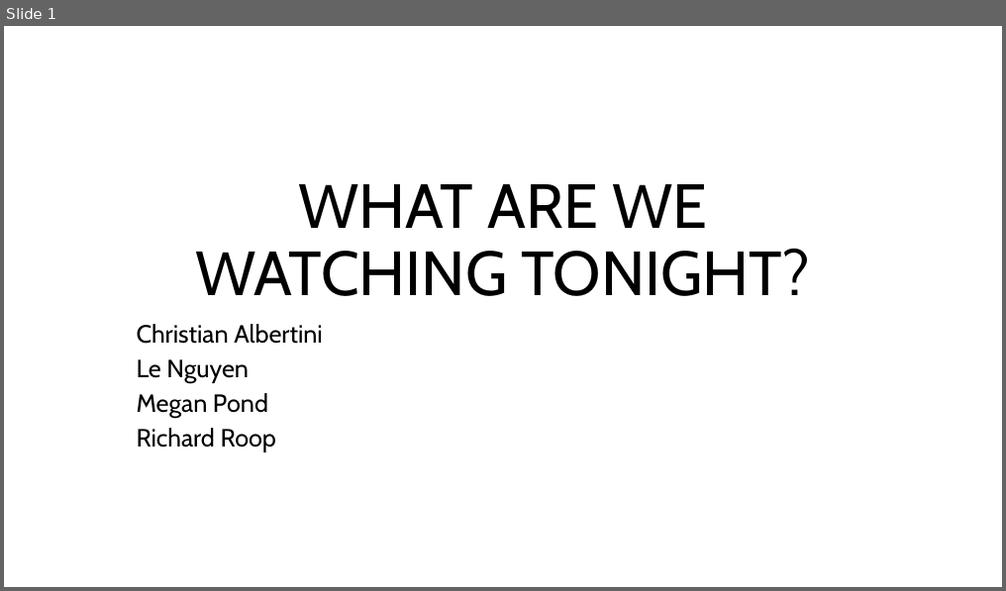
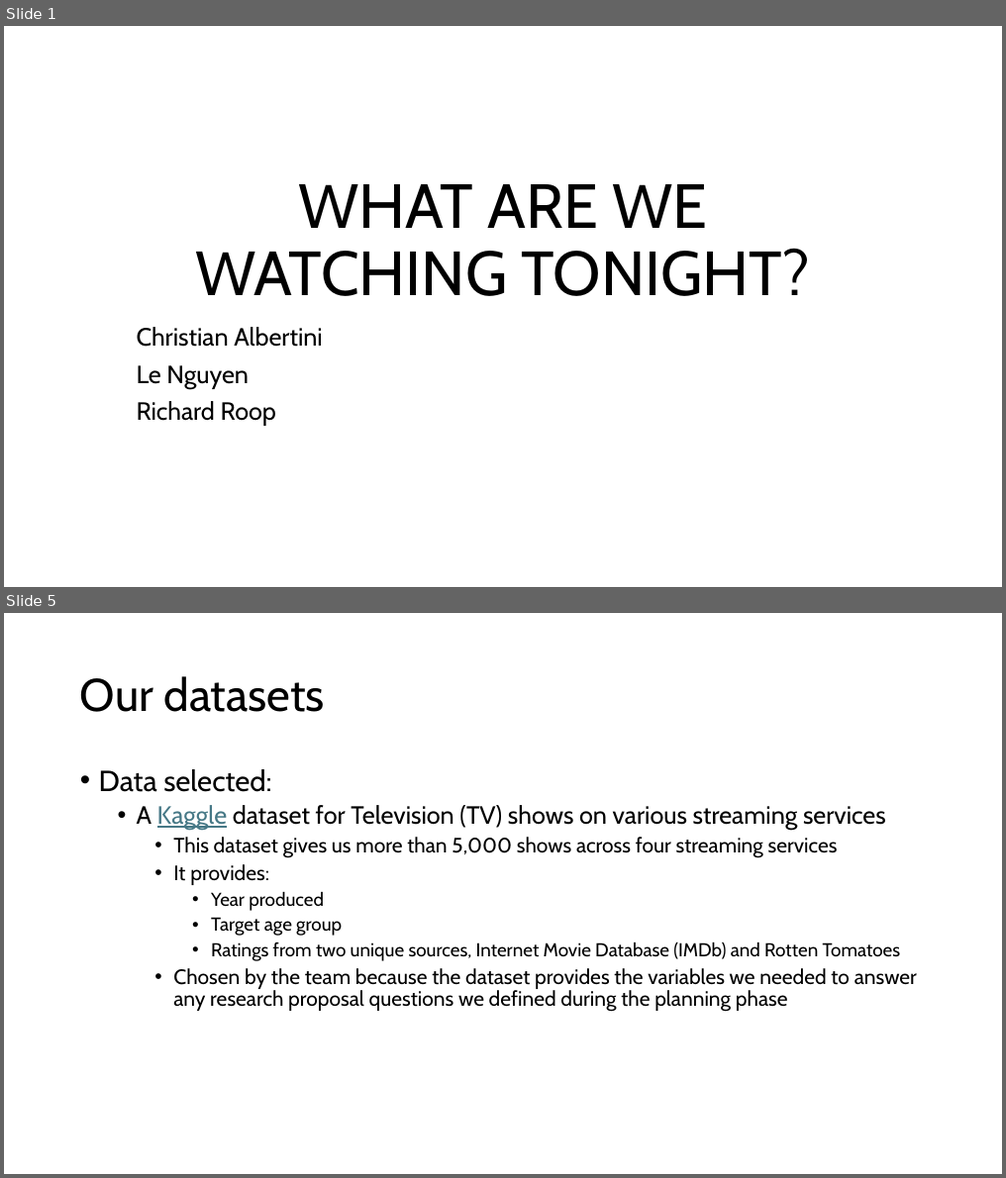
Before and after one commit to Christian-Albertini/UNC-Project-1, a slide deck: what_are_we_watching_tonight.pptx. Shown one above the other, each under a label of ours: slide 1 before the commit, slides 1 and 5 after it; the slides between them are not shown. The pictures are 1006x591 and 1006x1178 pixels, drawn with LibreOffice and Linux fonts; fonts in the diff are those of the drawing. Boxes give left, top, right and bottom in pixels: in the first picture for what was removed or moved away, otherwise in the second. Text is boxed around its words. In the diff, an @@ line names an element or a change of style, - is before the commit and + after.

```diff
--- a/what_are_we_watching_tonight.pptx
+++ b/what_are_we_watching_tonight.pptx
@@ slide 5 added at bbox=[4, 613, 1002, 1174], background #FFFFFF @@
@@ title added at bbox=[80, 676, 326, 712], 44 pt, text #000000 @@
+Our datasets
@@ text added at bbox=[99, 769, 917, 1012], 20 pt, text #000000 @@
+• Data selected:
+  • A Kaggle dataset for Television (TV) shows on various streaming services
+    • This dataset gives us more than 5,000 shows across four streaming services
+    • It provides:
+      • Year produced
+      • Target age group
+      • Ratings from two unique sources, Internet Movie Database (IMDb) and Rotten Tomatoes
+    • Chosen by the team because the dataset provides the variables we needed to answer any research proposal questions we defined during the planning phase
@@ slide 1 changed as well @@
@@ subtitle "Christian Albertini" at bbox=[137, 327, 322, 426]: line spacing 0.8 to 0.9 @@
@@ subtitle at bbox=[137, 393, 268, 418]: paragraph removed @@
-Megan Pond
```
Also in this commit, not shown: 12 other slides added, 1 slide removed.
